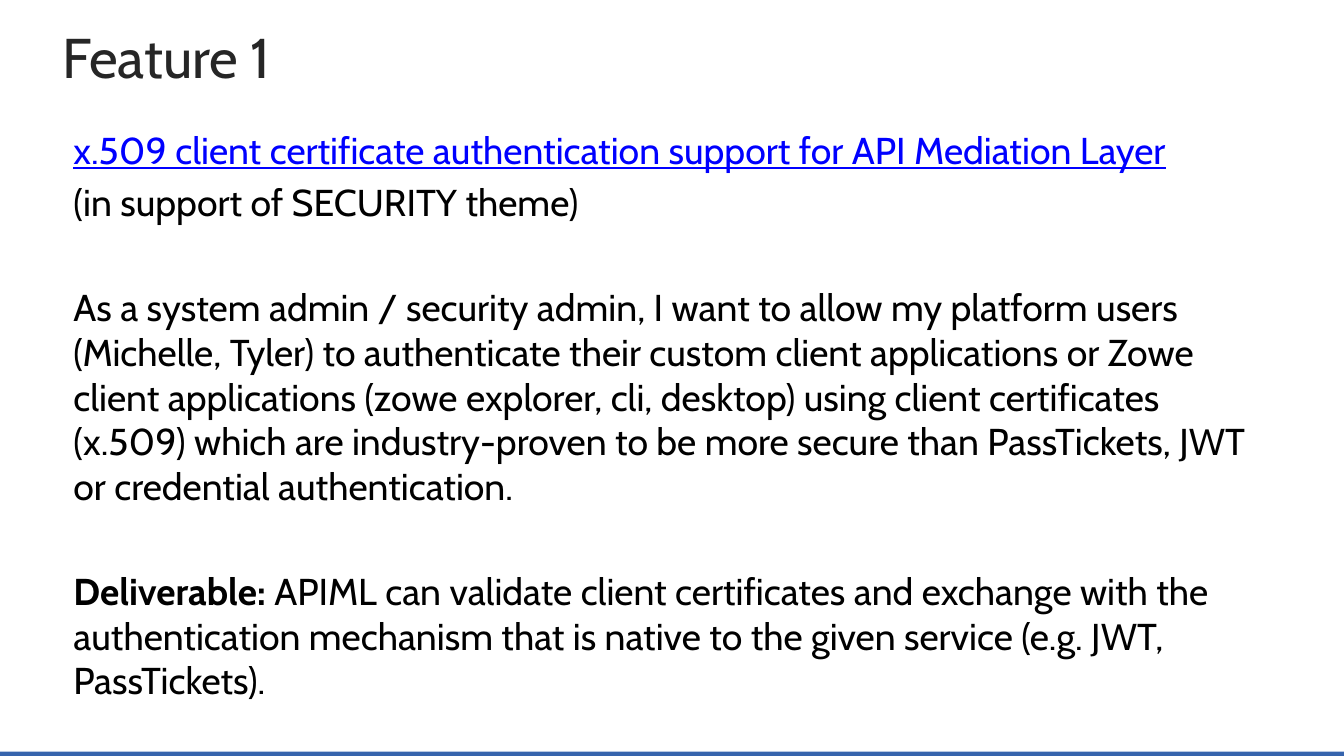
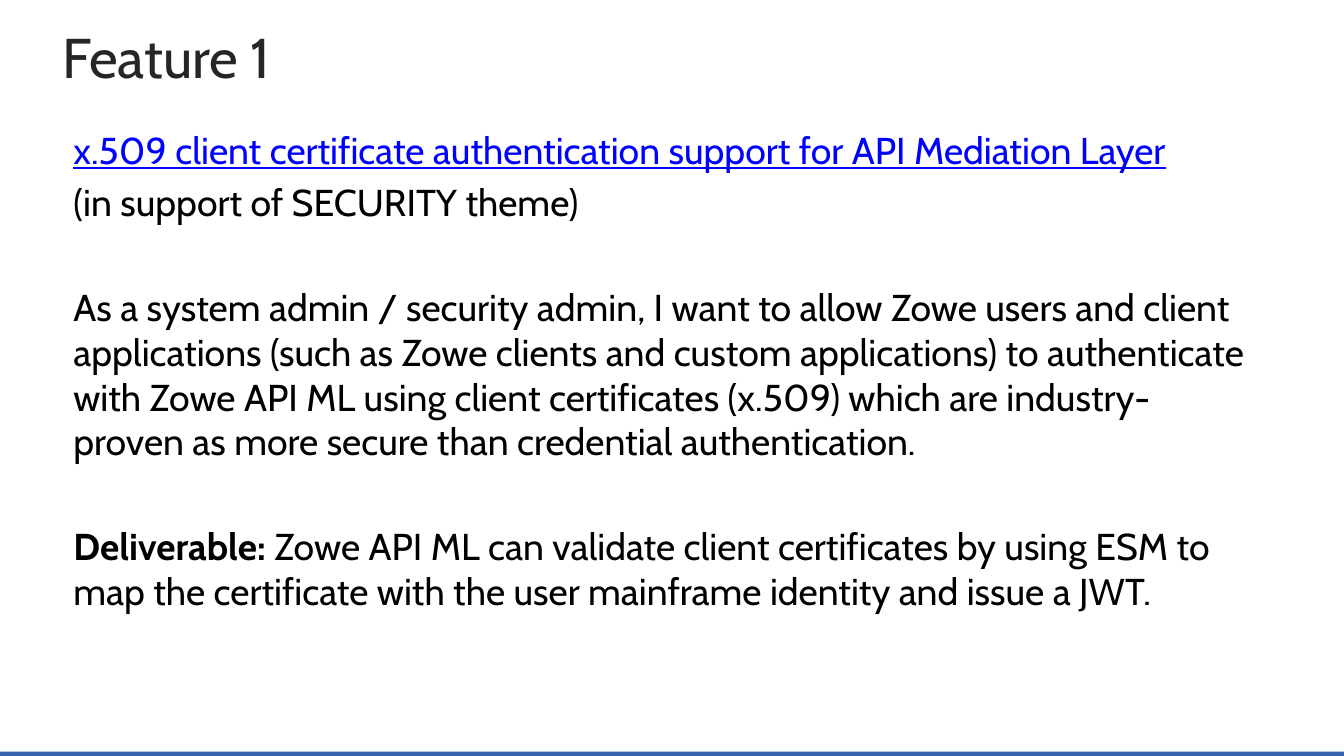
Before and after one commit to zowe/community, a slide deck: slide 6 of Project Management/20PI3 Planning/Zowe Community Squad Focus for 20PI3.pptx. Drawn at 1344x756 pixels with LibreOffice and Linux fonts; fonts in the diff are those of the drawing; background and template pictures are left out. Boxes give left, top, right and bottom in pixels: in the first picture for what was removed or moved away, otherwise in the second. Text is boxed around its words. In the diff, an @@ line names an element or a change of style, - is before the commit and + after.

```diff
--- a/Project Management/20PI3 Planning/Zowe Community Squad Focus for 20PI3.pptx
+++ b/Project Management/20PI3 Planning/Zowe Community Squad Focus for 20PI3.pptx
@@ text at (73,293,1244,613): text changed @@
-As a system admin / security admin, I want to allow my platform users (Michelle, Tyler) to authenticate their custom client applications or Zowe client applications (zowe explorer, cli, desktop) using client certificates (x.509) which are industry-proven to be more secure than PassTickets, JWT or credential authentication.
-Deliverable: APIML can validate client certificates and exchange with the authentication mechanism that is native to the given service (e.g. JWT, PassTickets).
+As a system admin / security admin, I want to allow Zowe users and client applications (such as Zowe clients and custom applications) to authenticate with Zowe API ML using client certificates (x.509) which are industry-proven as more secure than credential authentication.
+Deliverable: Zowe API ML can validate client certificates by using ESM to map the certificate with the user mainframe identity and issue a JWT.
```
Also in this commit, not shown: 2 other slides changed.
